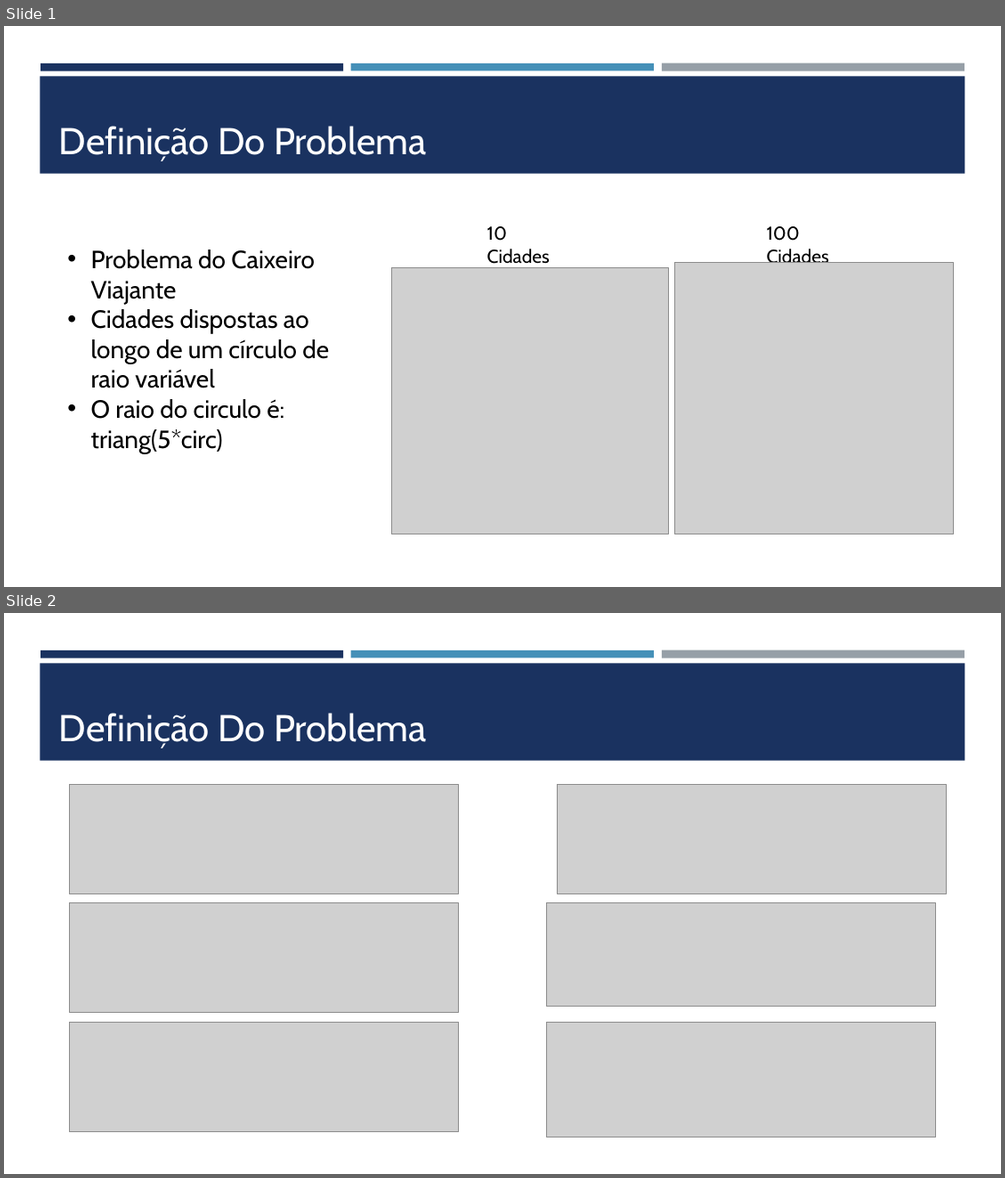
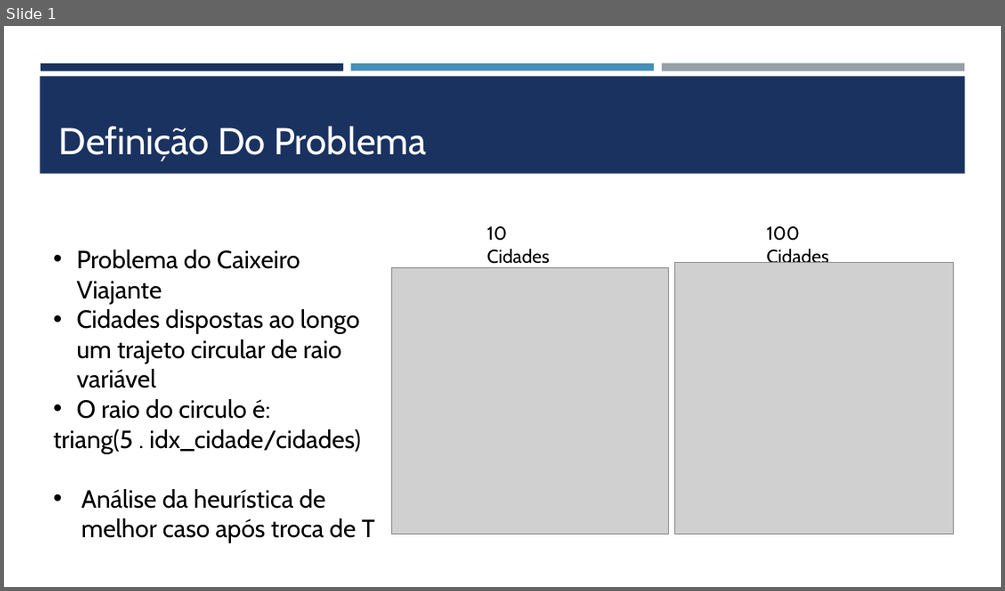
Before and after one commit to VRavaglia/Otimizacao-Natural, a slide deck: Trabalhos/Definição Do Problema.pptx. Shown one above the other, each under a label of ours: slides 1 and 2 before the commit, slide 1 after it. The pictures are 1005x1178 and 1005x591 pixels, drawn with LibreOffice and Linux fonts; fonts in the diff are those of the drawing; grey boxes stand for pictures. Boxes give left, top, right and bottom in pixels: in the first picture for what was removed or moved away, otherwise in the second. Text is boxed around its words. In the diff, an @@ line names an element or a change of style, - is before the commit and + after.

```diff
--- a/Trabalhos/Definição Do Problema.pptx
+++ b/Trabalhos/Definição Do Problema.pptx
@@ slide 2 removed at <box>4,613,1001,1174</box>, background #FFFFFF; not listed: 4 template elements that a slide beside it also shows @@
@@ title removed at <box>59,713,426,748</box> @@
-Definição Do Problema
@@ picture removed at <box>69,784,459,893</box> @@
@@ picture removed at <box>557,784,947,893</box> @@
@@ picture removed at <box>69,903,459,1013</box> @@
@@ picture removed at <box>547,903,937,1006</box> @@
@@ picture removed at <box>69,1022,459,1131</box> @@
@@ picture removed at <box>547,1022,937,1137</box> @@
@@ slide 1 changed as well @@
@@ text "Problema do Caixeiro Viajante": place and size @@
-text "Problema do Caixeiro Viajante" at <box>91,249,329,453</box>
+text "Problema do Caixeiro Viajante" at <box>53,249,375,543</box>
@@ text at <box>53,309,375,543</box>: text changed @@
-• Cidades dispostas ao longo de um círculo de raio variável
-• O raio do circulo é: triang(5*circ)
+• Cidades dispostas ao longo um trajeto circular de raio variável
+• O raio do circulo é:
+triang(5 . idx_cidade/cidades)
+• Análise da heurística de melhor caso após troca de T
```
Also in this commit, not shown: 1 other slide changed, 1 slide added, 6 other files.
